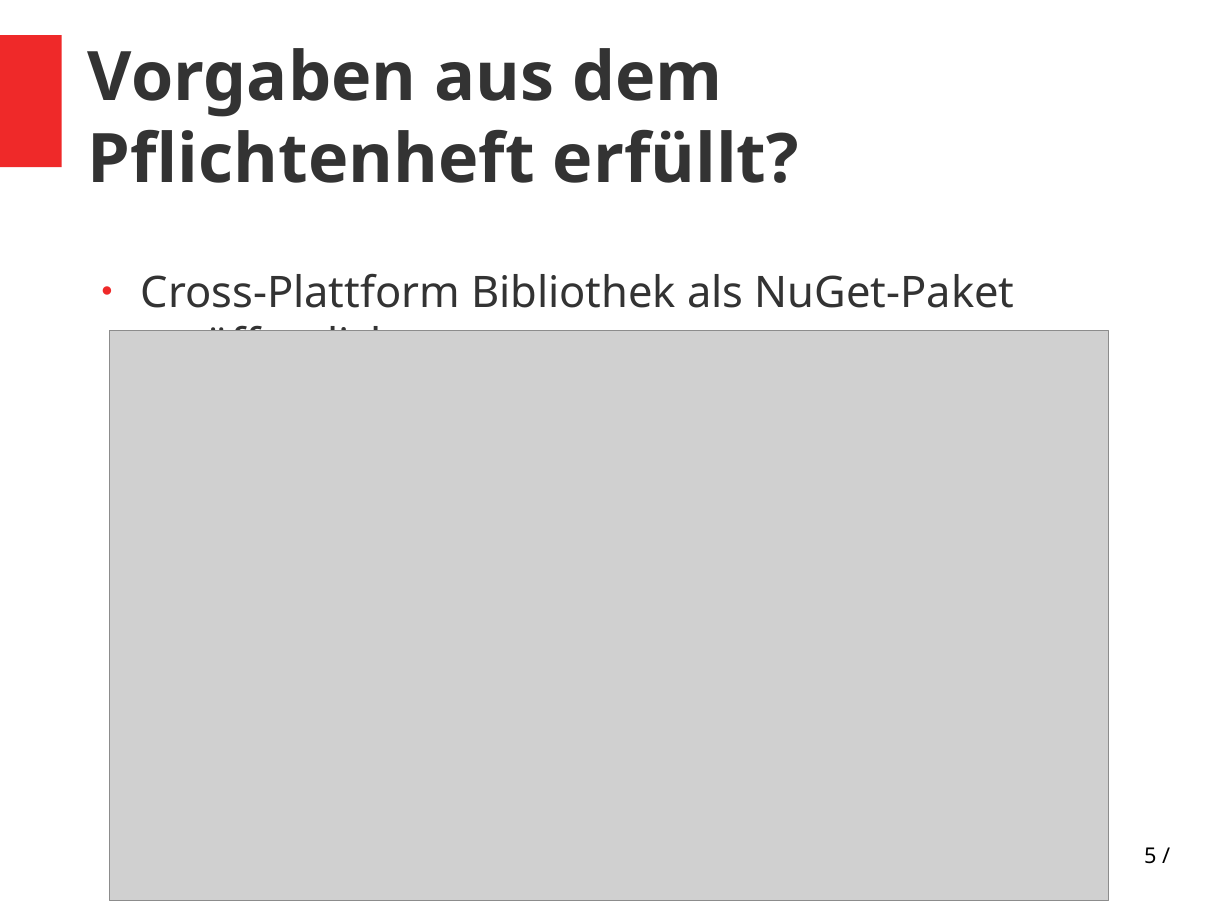
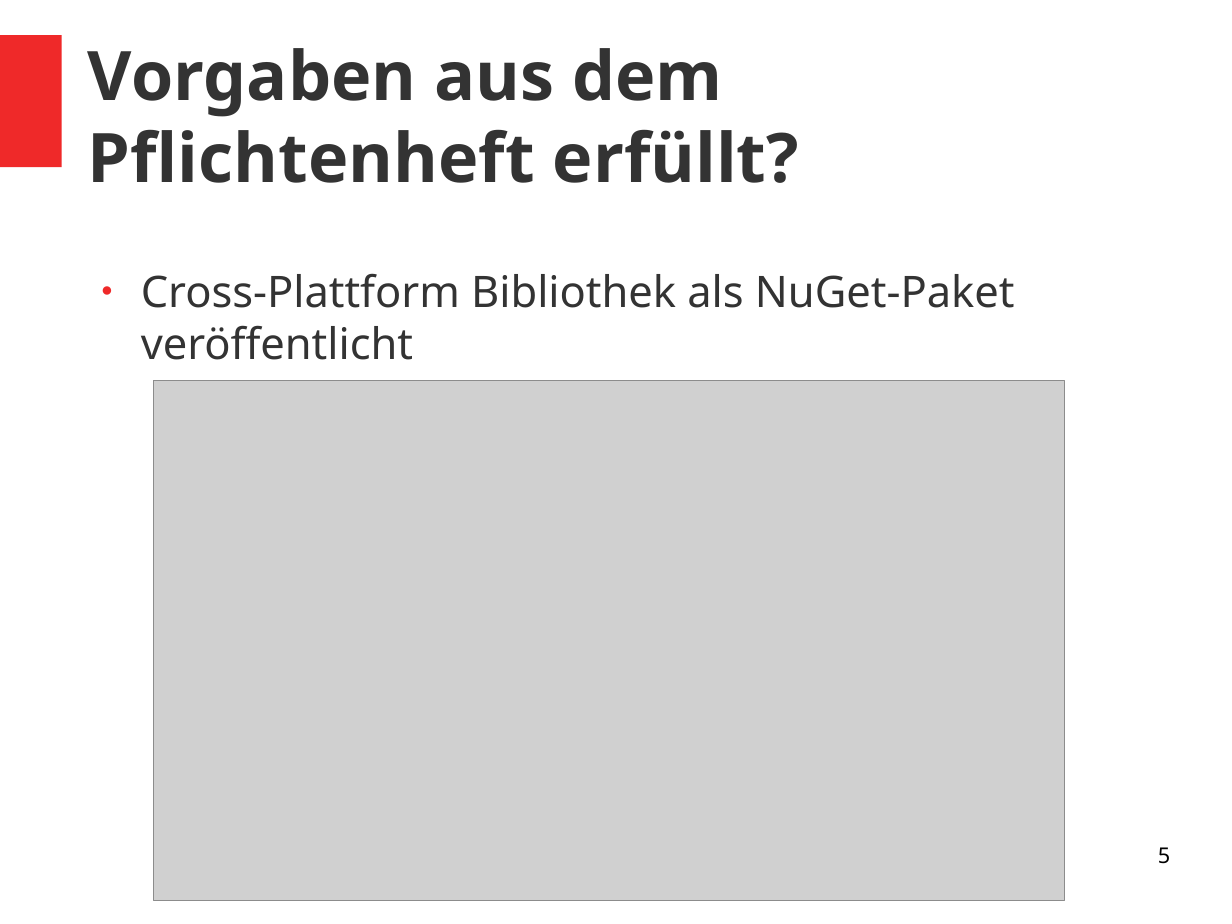
Before and after one commit to vlle1/dokumente-earablesKIT, a slide deck: slide 5 of Abschlusspräsi/Abschlusspräsi.odp. Drawn at 1232x924 pixels with LibreOffice and Linux fonts; fonts in the diff are those of the drawing; grey boxes stand for pictures. Boxes give left, top, right and bottom in pixels: in the first picture for what was removed or moved away, otherwise in the second. Text is boxed around its words. In the diff, an @@ line names an element or a change of style, - is before the commit and + after.

```diff
--- a/Abschlusspräsi/Abschlusspräsi.odp
+++ b/Abschlusspräsi/Abschlusspräsi.odp
@@ text "Cross-Plattform Bibliothek als NuGet-Paket veröffentlicht" at (141, 273, 1015, 360): indent changed @@
@@ picture: place and size @@
-picture at (110, 331, 1109, 901)
+picture at (153, 381, 1065, 901)
@@ page number at (1158, 847, 1170, 864): text changed @@
-5 /
+5
```
Also in this commit, not shown: 8 other slides changed, 6 slides added, 4 slides removed, 3 other files.
